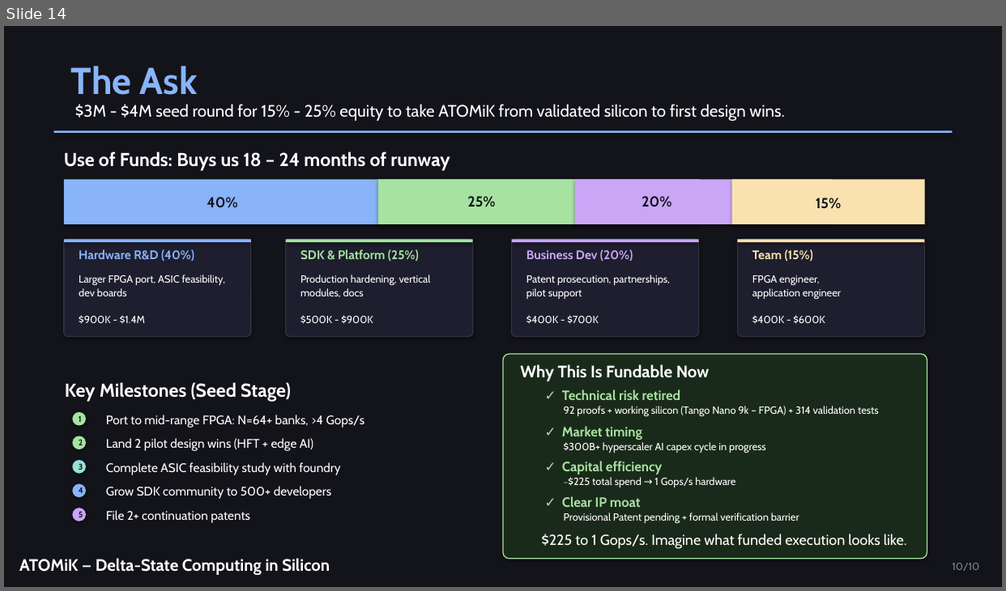
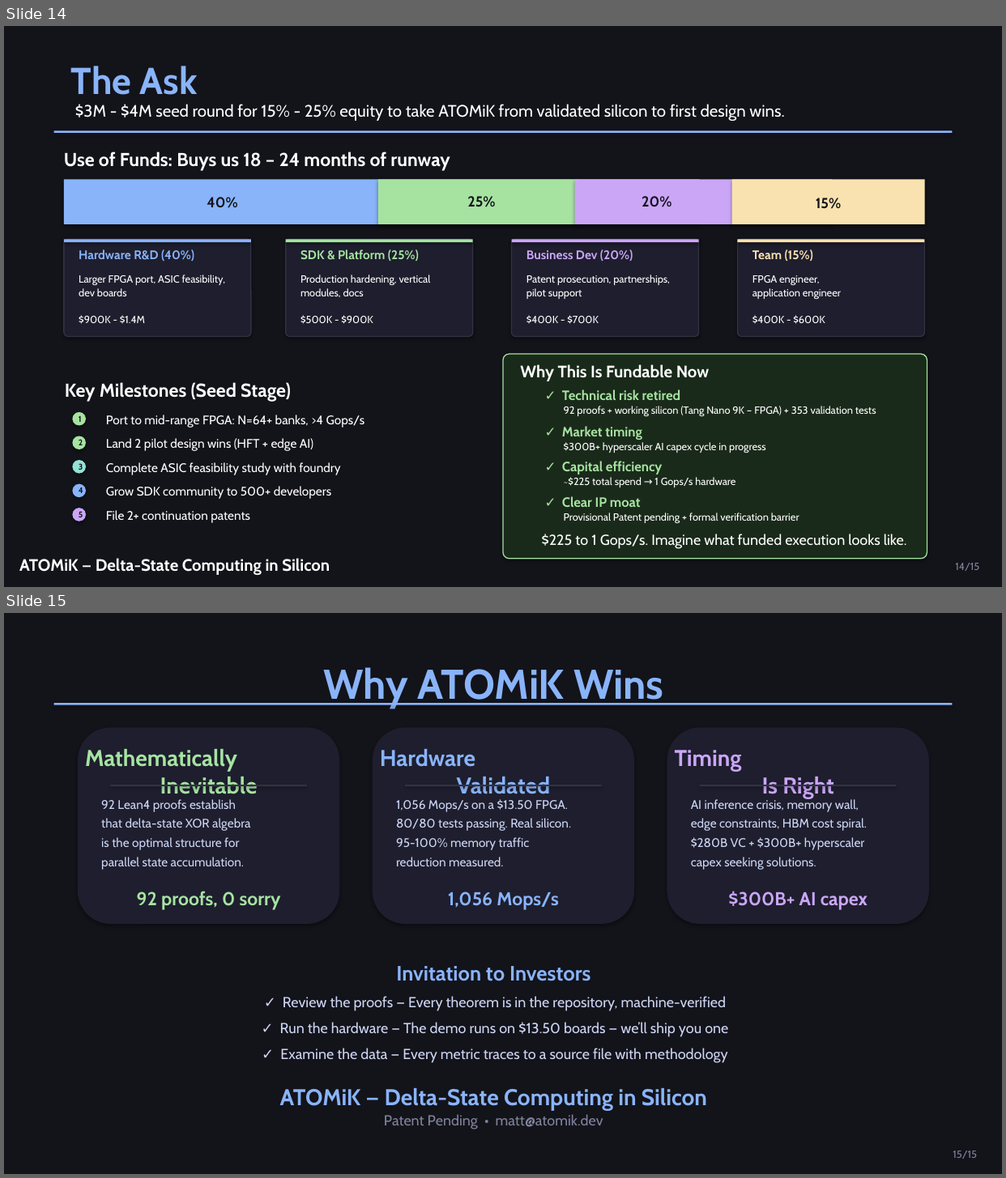
Before and after one commit to MatthewHRockwell/ATOMiK, a slide deck: business/pitch_deck/ATOMiK_Investor_Deck.pptx. Shown one above the other, each under a label of ours: slide 14 before the commit, slides 14 and 15 after it. The pictures are 1006x591 and 1006x1178 pixels, drawn with LibreOffice and Linux fonts; fonts in the diff are those of the drawing. Boxes give left, top, right and bottom in pixels: in the first picture for what was removed or moved away, otherwise in the second. Text is boxed around its words. In the diff, an @@ line names an element or a change of style, - is before the commit and + after.

Commit message:
48hr sprint: CI/CD overhaul, docs update, investor materials, outreach drafts
CI/CD:
- Added Verilog sim job (Zynq AXI4-Lite + v3 testbenches) on every push
- Weekly scheduled CI run to keep badges green
- Enhanced workflow with synthesis, proof-check, benchmark gates

Docs:
- Updated one-pager with v3 SoC metrics
- Updated pitch deck with Ubitium comparison, v3 data
- Expanded data room README and structure
- Added competitive analysis vs Ubitium

Business:
- 48-hour battle plan
- 10 personalized VC cold emails
- YC, HAX, NVIDIA Inception application drafts
- Chris Bolt follow-up and meeting prep
- Emergency funding options
- Incorporation quickstart guide
- GitHub Sponsors setup
- Show HN and Twitter thread drafts

Data Room:
- Revenue model (revised bottom-up)
- Advisory board plan
- First hires plan
- ASIC economics clarification
- XOR data type explainer
- Memory traffic analysis

```diff
--- a/business/pitch_deck/ATOMiK_Investor_Deck.pptx
+++ b/business/pitch_deck/ATOMiK_Investor_Deck.pptx
@@ slide 15 added at (4, 613, 1002, 1174), background #13131A @@
@@ text added at (323, 667, 663, 708), 40 pt, text #89B4FA, bold @@
+Why ATOMiK Wins
@@ rectangle added at (54, 703, 953, 705), fill #89B4FA @@
@@ rounded rectangle added at (78, 727, 339, 924), fill #1E1E2E @@
@@ rounded rectangle added at (373, 727, 634, 924), fill #1E1E2E @@
@@ rounded rectangle added at (667, 727, 929, 924), fill #1E1E2E @@
@@ text added at (85, 749, 258, 794), 22 pt, text #A6E3A1, bold @@
+Mathematically
+Inevitable
@@ text added at (380, 749, 551, 794), 22 pt, text #89B4FA, bold @@
+Hardware
+Validated
@@ text added at (675, 750, 833, 798), 22 pt, text #CBA6F7, bold @@
+Timing
+Is Right
@@ text added at (101, 799, 250, 870), 12 pt, text #CDD6F4 @@
+92 Lean4 proofs establish
+that delta-state XOR algebra
+is the optimal structure for
+parallel state accumulation.
@@ rectangle added at (110, 786, 306, 786), fill #313244 @@
@@ text added at (396, 799, 572, 867), 12 pt, text #CDD6F4 @@
+1,056 Mops/s on a $13.50 FPGA.
+80/80 tests passing. Real silicon.
+95-100% memory traffic
+reduction measured.
@@ rectangle added at (405, 786, 602, 786), fill #313244 @@
@@ text added at (691, 798, 867, 870), 12 pt, text #CDD6F4 @@
+AI inference crisis, memory wall,
+edge constraints, HBM cost spiral.
+$280B VC + $300B+ hyperscaler
+capex seeking solutions.
@@ rectangle added at (701, 786, 897, 786), fill #313244 @@
@@ text added at (137, 891, 281, 910), 18 pt, text #A6E3A1, bold @@
+92 proofs, 0 sorry
@@ text added at (448, 892, 559, 910), 18 pt, text #89B4FA, bold @@
+1,056 Mops/s
@@ text added at (728, 891, 867, 910), 18 pt, text #CBA6F7, bold @@
+$300B+ AI capex
@@ text added at (396, 966, 590, 982), 20 pt, text #89B4FA, bold @@
+Invitation to Investors
@@ text added at (283, 996, 727, 1012), 14 pt, text #CDD6F4 @@
+✓ Review the proofs — Every theorem is in the repository, machine-verified
@@ text added at (280, 1022, 728, 1037), 14 pt, text #CDD6F4 @@
+✓ Run the hardware — The demo runs on $13.50 boards — we’ll ship you one
@@ text added at (280, 1048, 728, 1063), 14 pt, text #CDD6F4 @@
+✓ Examine the data — Every metric traces to a source file with methodology
@@ text added at (280, 1088, 707, 1111), 22 pt, text #89B4FA, bold @@
+ATOMiK — Delta-State Computing in Silicon
@@ text added at (384, 1114, 603, 1130), 14 pt, text #7F849C @@
+Patent Pending • matt@atomik.dev
@@ text added at (953, 1151, 977, 1159), 10 pt, text #7F849C @@
+15/15
@@ slide 14 changed as well @@
@@ text at (564, 406, 876, 416): text changed @@
-92 proofs + working silicon (Tango Nano 9k – FPGA) + 314 validation tests
+92 proofs + working silicon (Tang Nano 9K – FPGA) + 353 validation tests
@@ text at (955, 563, 979, 571): text changed @@
-10/10
+14/15
```
Also in this commit, not shown: 9 other slides changed, 4 other slides added, 6 slides removed, 44 other files.
